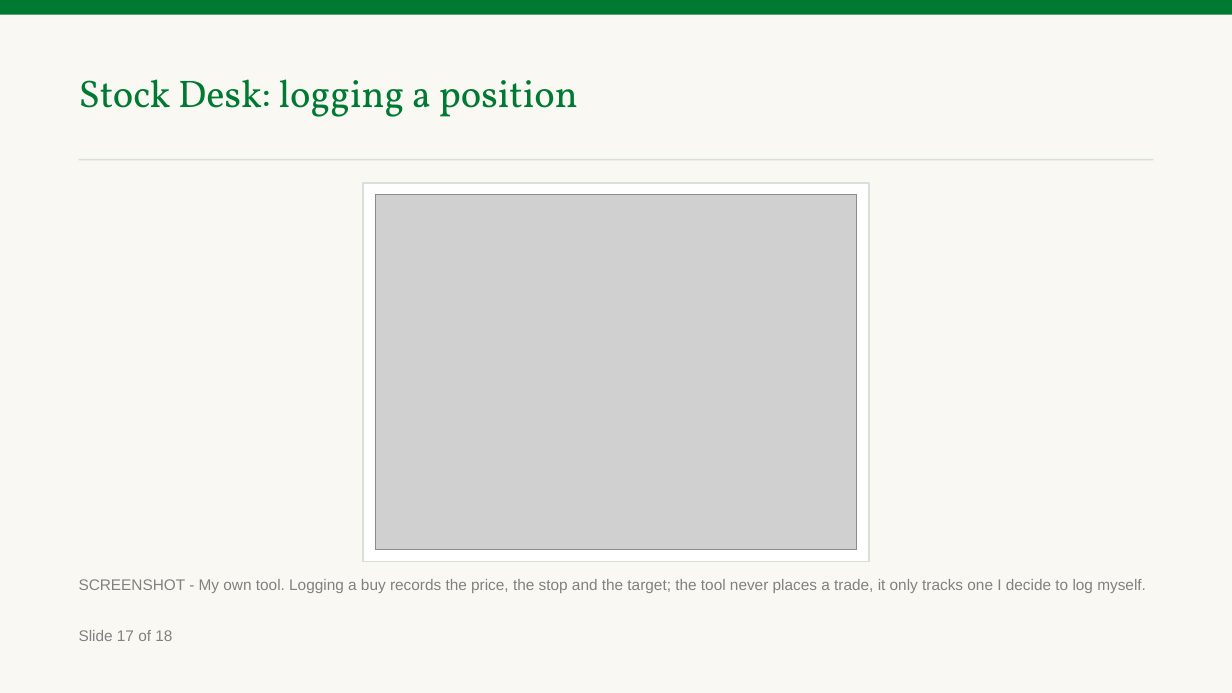
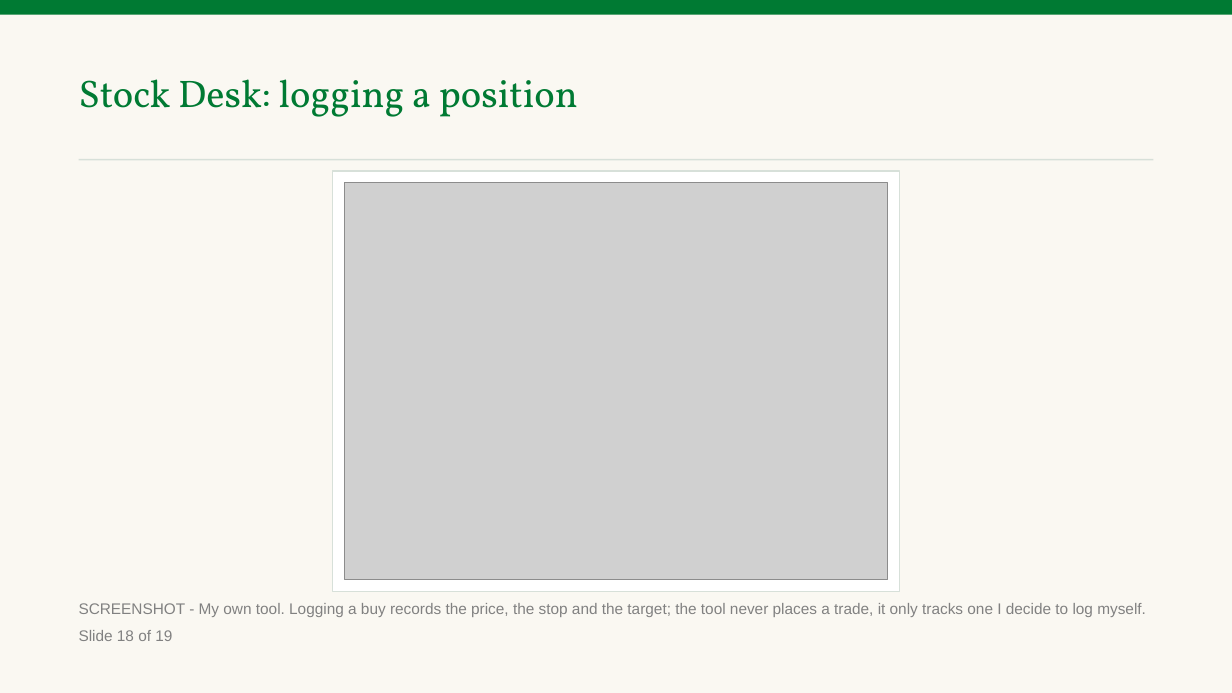
Before and after one commit to benjiesotelo-sudo/Telos_FIN1209, a slide deck: slide 19 of special-lecture/FIN1209-Special-Lecture-AI-Tools-Student-Edition.pptx (slide 18 before the commit). Drawn at 1232x693 pixels with LibreOffice and Linux fonts; fonts in the diff are those of the drawing; grey boxes stand for pictures. Boxes give left, top, right and bottom in pixels: in the first picture for what was removed or moved away, otherwise in the second. Text is boxed around its words. In the diff, an @@ line names an element or a change of style, - is before the commit and + after.

```diff
--- a/special-lecture/FIN1209-Special-Lecture-AI-Tools-Student-Edition.pptx
+++ b/special-lecture/FIN1209-Special-Lecture-AI-Tools-Student-Edition.pptx
@@ rectangle: place and size @@
-rectangle at [363, 183, 869, 562]
+rectangle at [332, 171, 899, 592]
@@ picture: place and size @@
-picture at [375, 195, 857, 550]
+picture at [344, 183, 887, 579]
@@ text "SCREENSHOT - My own tool. ...": place and size @@
-text "SCREENSHOT - My own tool. ..." at [79, 579, 1146, 593]
+text "SCREENSHOT - My own tool. ..." at [79, 603, 1146, 617]
@@ text at [79, 630, 172, 641]: text changed @@
-Slide 17 of 18
+Slide 18 of 19
```
Also in this commit, not shown: 16 other slides changed, 1 slide added, 3 other files.
